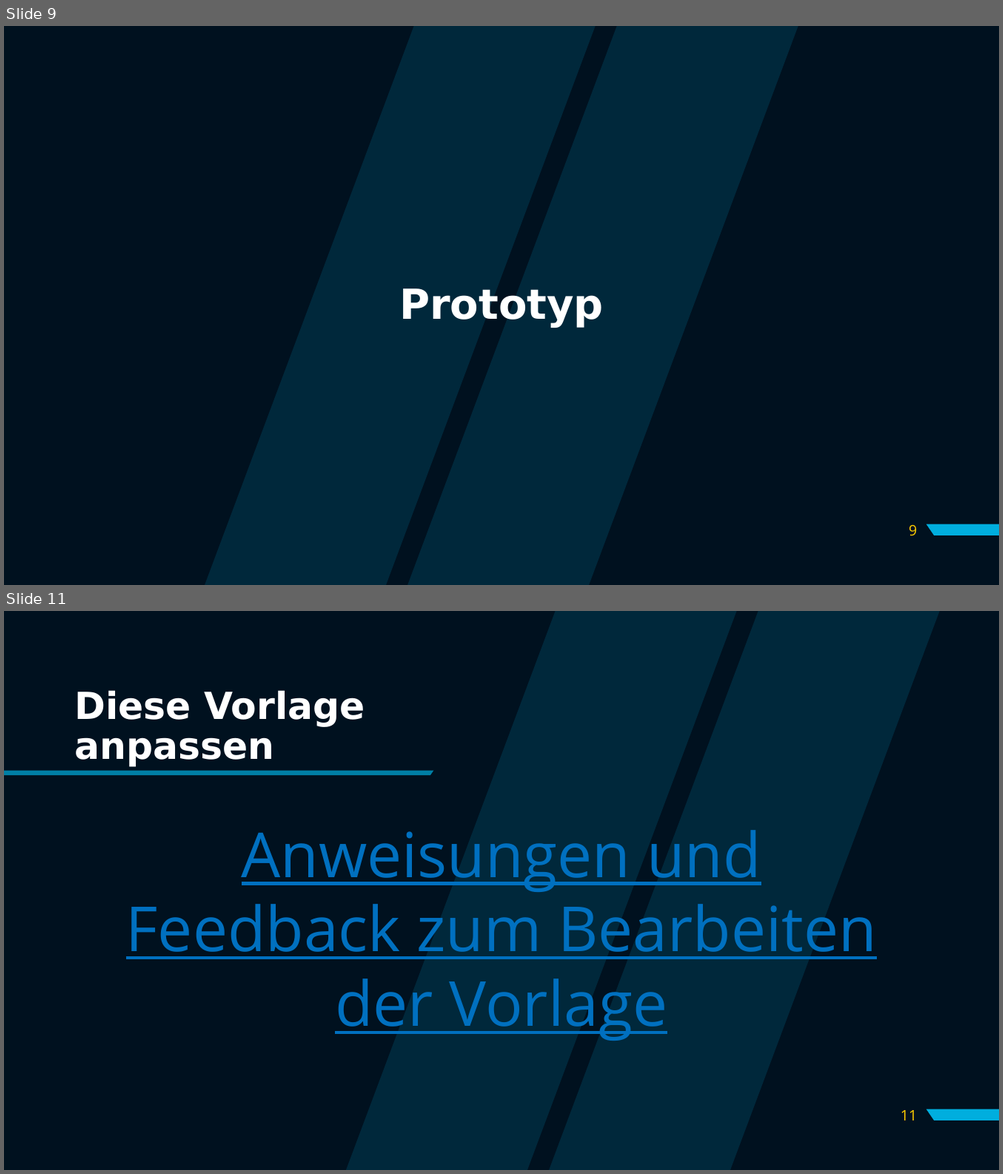
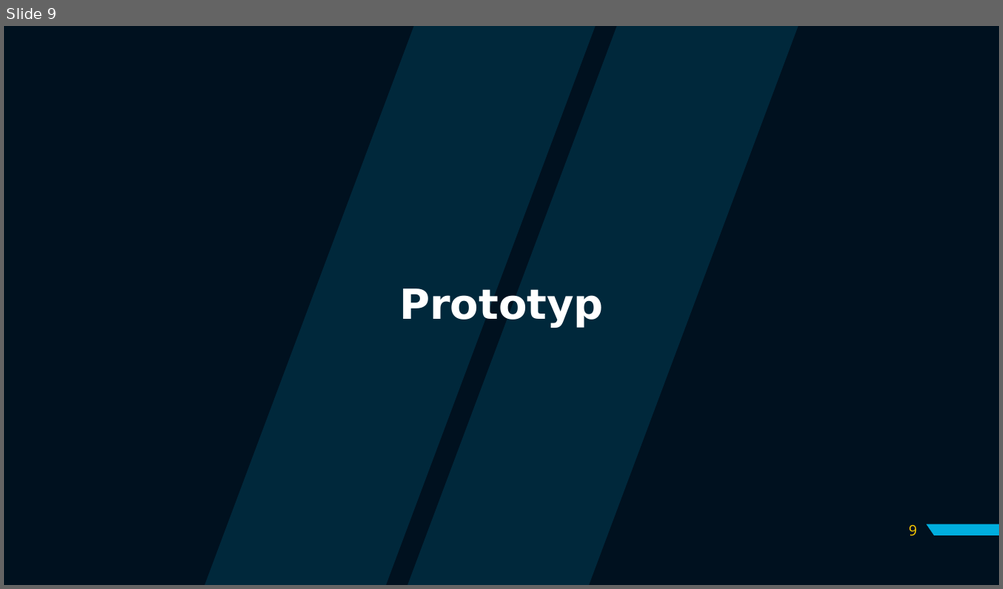
Before and after one commit to filipjosipovic/OverTime, a slide deck: SYP- Präsi.pptx. Shown one above the other, each under a label of ours: slides 9 and 11 before the commit, slide 9 after it; the slides between them are not shown. The pictures are 1003x1174 and 1003x589 pixels, drawn with LibreOffice and Linux fonts; fonts in the diff are those of the drawing. Boxes give left, top, right and bottom in pixels: in the first picture for what was removed or moved away, otherwise in the second. Text is boxed around its words. In the diff, an @@ line names an element or a change of style, - is before the commit and + after.

```diff
--- a/SYP- Präsi.pptx
+++ b/SYP- Präsi.pptx
@@ slide 11 removed at bbox=[4, 611, 999, 1170], background #00111F; not listed: 1 template element that a slide beside it also shows @@
@@ freeform shape removed at bbox=[345, 611, 939, 1170] @@
@@ title removed at bbox=[74, 690, 364, 767] @@
-Diese Vorlage anpassen
@@ freeform shape removed at bbox=[4, 770, 434, 776] @@
@@ text removed at bbox=[126, 830, 876, 1041] @@
-Anweisungen und Feedback zum Bearbeiten der Vorlage
@@ page number removed at bbox=[900, 1111, 916, 1121] @@
-11
```
Also in this commit, not shown: 4 slides changed, 1 slide added, 1 other slide removed, 12 other files.
